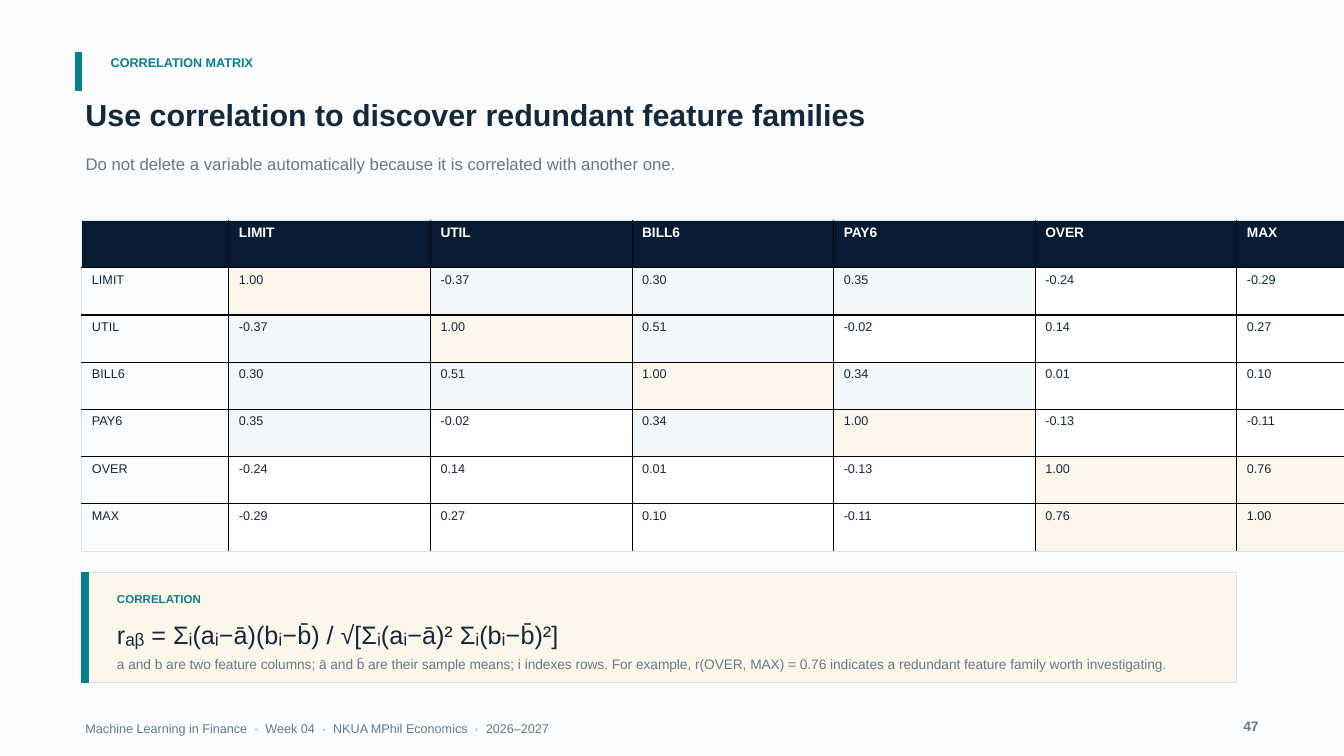
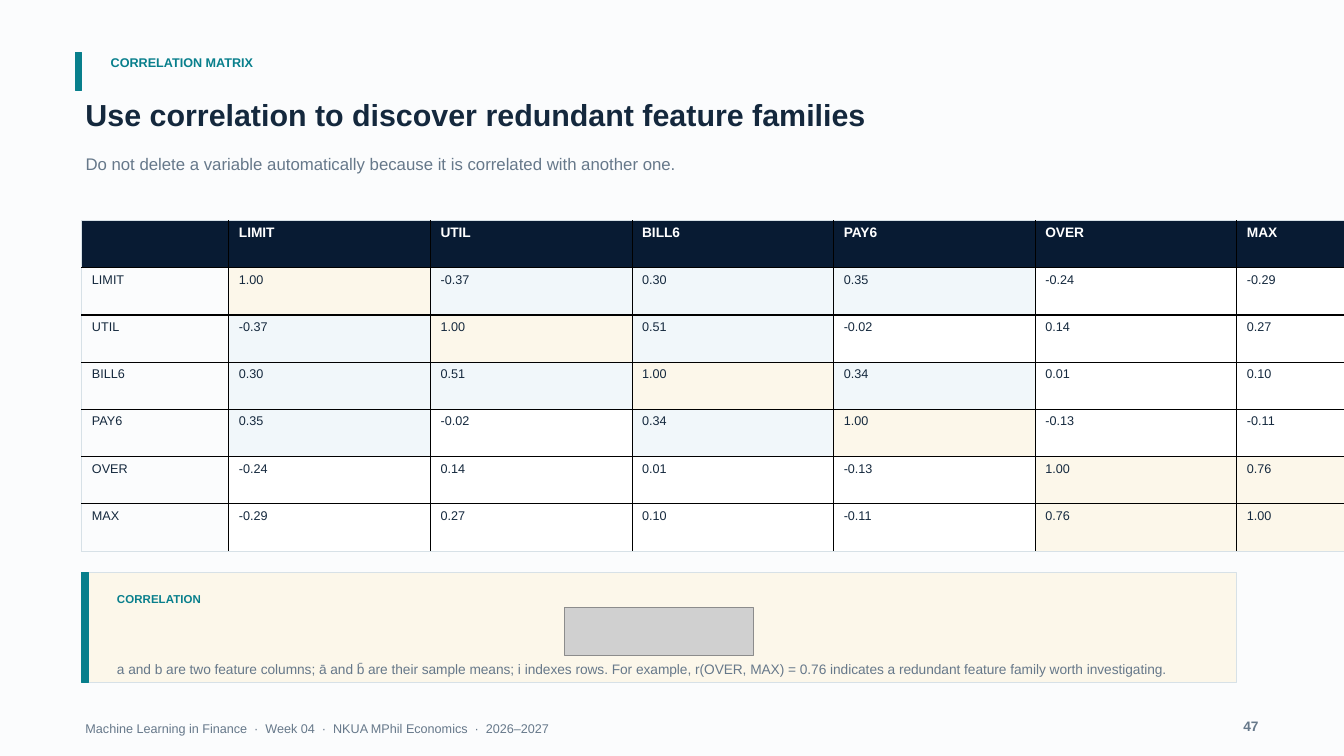
Before and after one commit to fkottas/Teaching-Courses, a slide deck: slide 47 of Machine Learning in Finance/2026-2027/lectures/week-04/slides/Lecture_04_Feature_Engineering_for_Financial_Data_2026-2027.pptx. Drawn at 1344x756 pixels with LibreOffice and Linux fonts; fonts in the diff are those of the drawing; grey boxes stand for pictures. Boxes give left, top, right and bottom in pixels: in the first picture for what was removed or moved away, otherwise in the second. Text is boxed around its words. In the diff, an @@ line names an element or a change of style, - is before the commit and + after.

```diff
--- a/Machine Learning in Finance/2026-2027/lectures/week-04/slides/Lecture_04_Feature_Engineering_for_Financial_Data_2026-2027.pptx
+++ b/Machine Learning in Finance/2026-2027/lectures/week-04/slides/Lecture_04_Feature_Engineering_for_Financial_Data_2026-2027.pptx
@@ text removed at (117, 624, 559, 650) @@
-rₐᵦ = Σᵢ(aᵢ−ā)(bᵢ−b̄) / √[Σᵢ(aᵢ−ā)² Σᵢ(bᵢ−b̄)²]
@@ picture added at (565, 608, 754, 655) @@
@@ text "a and b are two ...": place and size @@
-text "a and b are two ..." at (117, 658, 1166, 672)
+text "a and b are two ..." at (117, 663, 1166, 677)
```
Also in this commit, not shown: 37 other slides changed, 3 other files.
